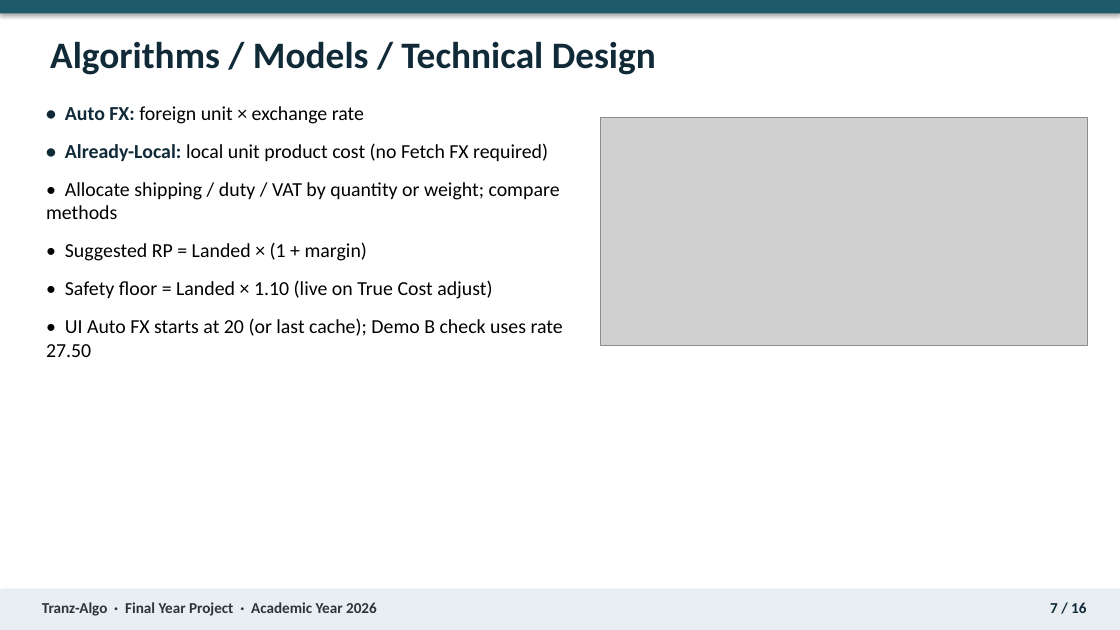
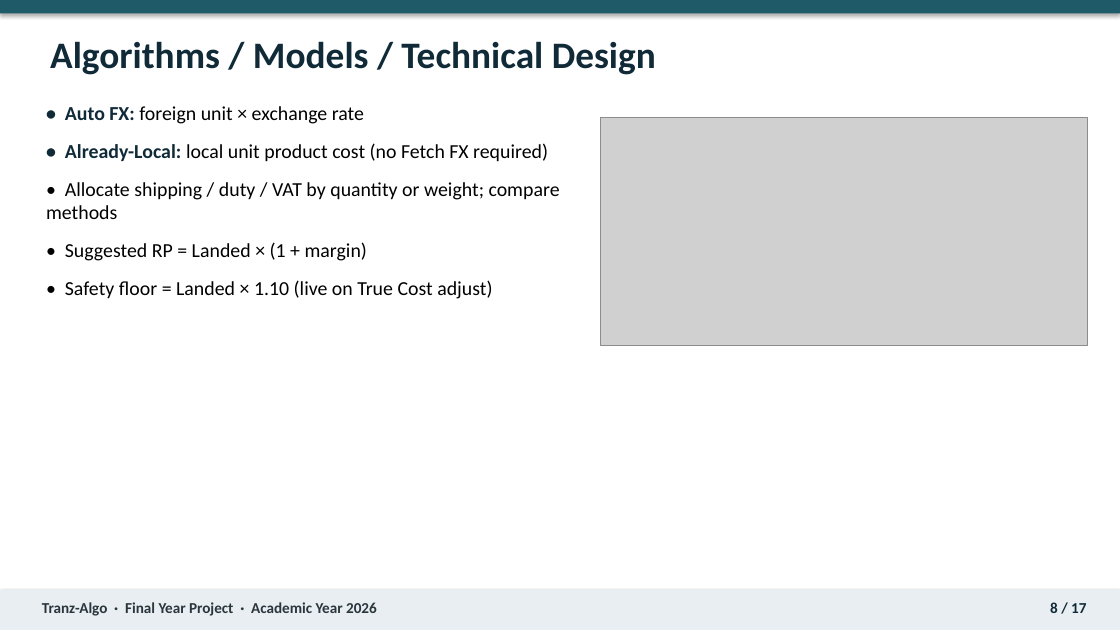
Before and after one commit to Nixon-Shibuchi/Tranz-Algo, a slide deck: slide 8 of docs/report/Tranz-Algo_Final_Year_Project_Presentation_2026.pptx (slide 7 before the commit). Drawn at 1120x630 pixels with LibreOffice and Linux fonts; fonts in the diff are those of the drawing; grey boxes stand for pictures. Boxes give left, top, right and bottom in pixels: in the first picture for what was removed or moved away, otherwise in the second. Text is boxed around its words. In the diff, an @@ line names an element or a change of style, - is before the commit and + after.

```diff
--- a/docs/report/Tranz-Algo_Final_Year_Project_Presentation_2026.pptx
+++ b/docs/report/Tranz-Algo_Final_Year_Project_Presentation_2026.pptx
@@ text at box(46, 318, 563, 357): paragraph removed @@
-• UI Auto FX starts at 20 (or last cache); Demo B check uses rate 27.50
@@ text at box(1050, 602, 1086, 613): text changed @@
-7 / 16
+8 / 17
```
Also in this commit, not shown: 13 other slides changed, 1 slide added, 39 other files.
